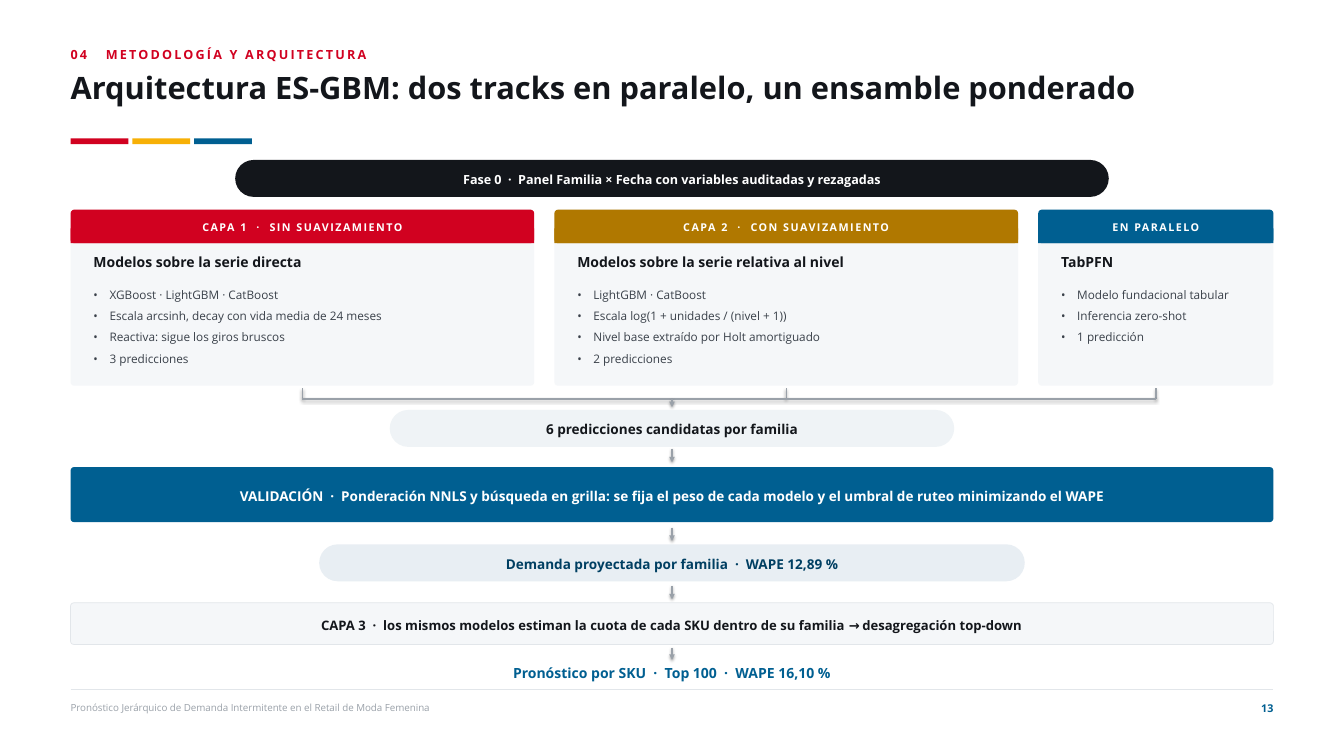
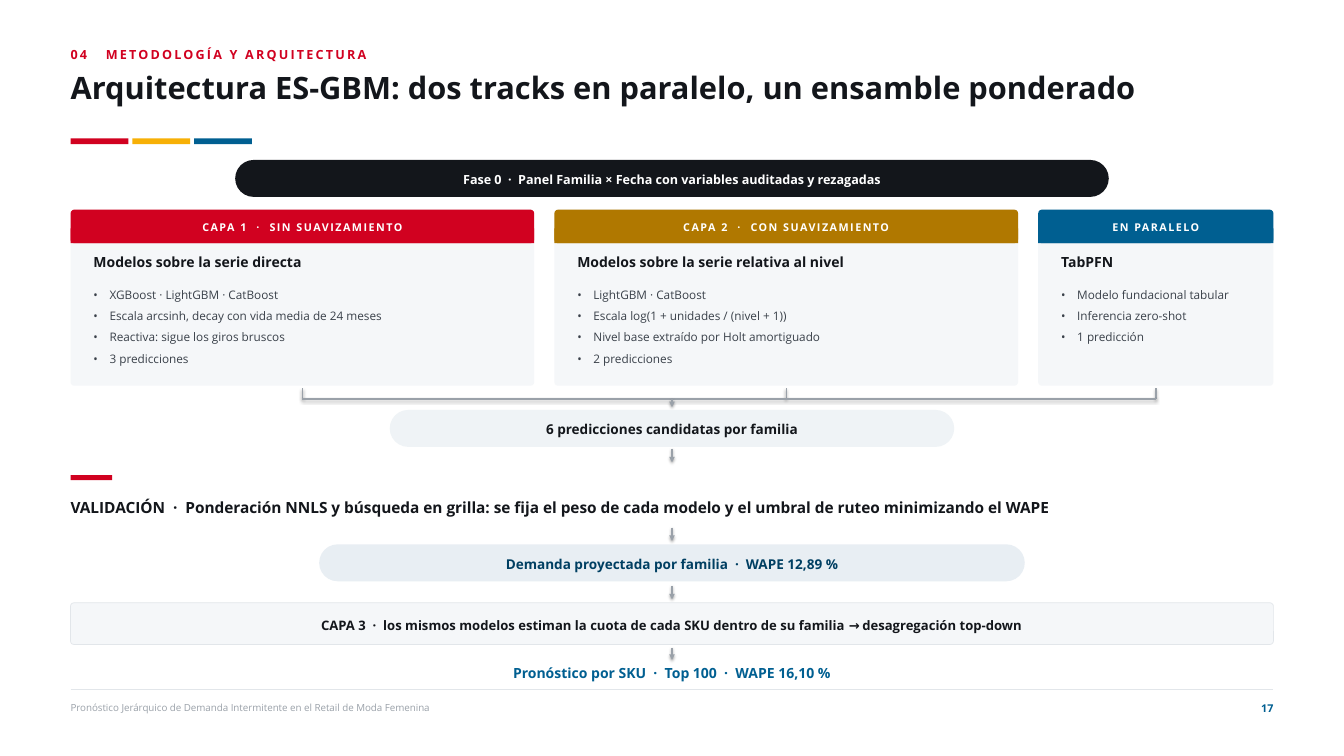
Before and after one commit to joako0o/PPT, a slide deck: slide 17 of Defensa_Tesis_Estructurada.pptx (slide 13 before the commit). Drawn at 1344x756 pixels with LibreOffice and Linux fonts; fonts in the diff are those of the drawing. Boxes give left, top, right and bottom in pixels: in the first picture for what was removed or moved away, otherwise in the second. Text is boxed around its words. In the diff, an @@ line names an element or a change of style, - is before the commit and + after.

```diff
--- a/Defensa_Tesis_Estructurada.pptx
+++ b/Defensa_Tesis_Estructurada.pptx
@@ rounded rectangle removed at (x1=71, y1=467, x2=1273, y2=522) @@
@@ rectangle added at (x1=71, y1=475, x2=112, y2=480), fill #D10120 @@
@@ text "VALIDACIÓN · Ponderación NNLS y ..." moved from (x1=240, y1=488, x2=1104, y2=505) to (x1=71, y1=499, x2=1049, y2=517) @@
@@ text "VALIDACIÓN · Ponderación NNLS y ..." at (x1=71, y1=499, x2=1049, y2=517): size 14.5 to 16.5 pt, text colour #FFFFFF to #13161B; alignment centre to left; line spacing 1.18 to 1.28; vertical alignment middle to top @@
@@ text at (x1=1261, y1=704, x2=1273, y2=712): text changed @@
-13
+17
```
Also in this commit, not shown: 35 other slides changed, 6 slides added, 4 other files.
